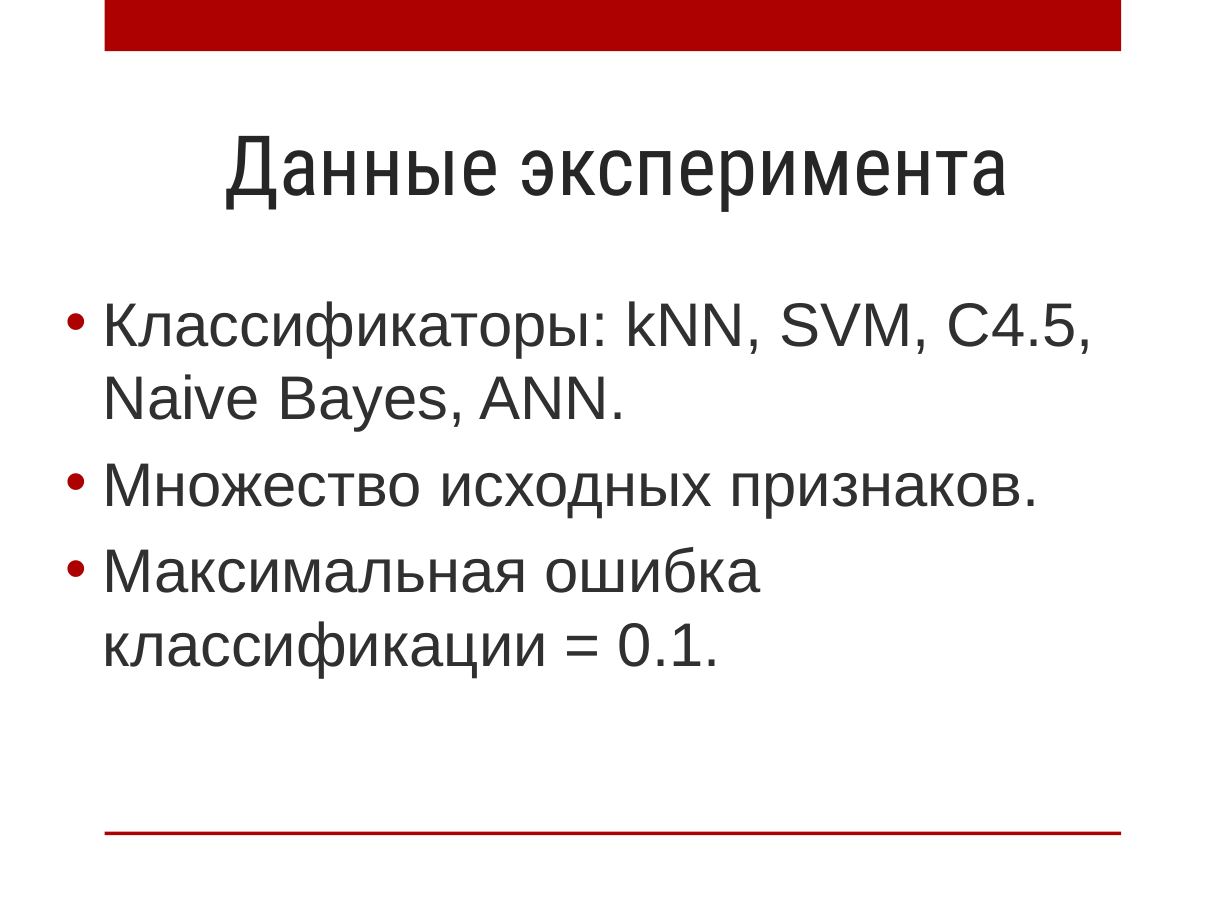
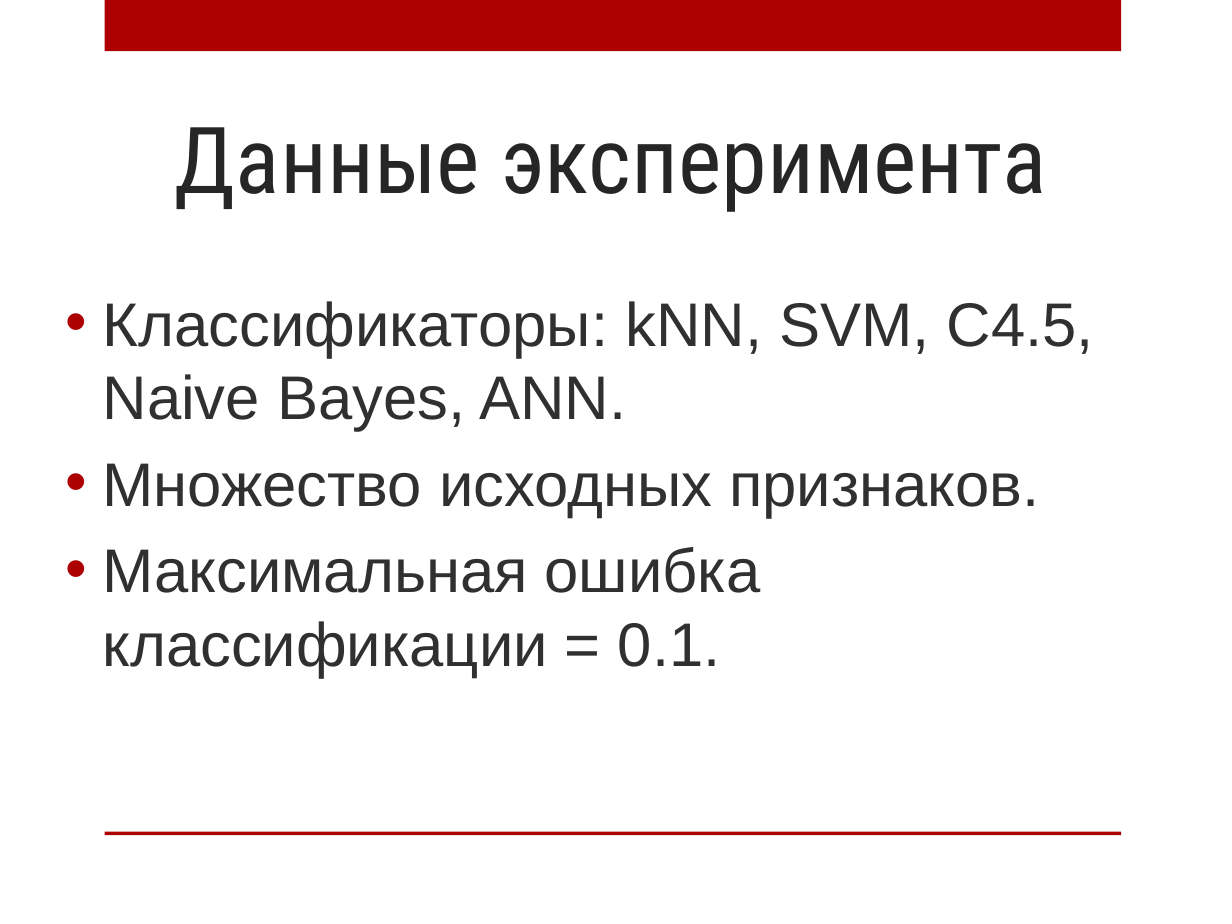
Before and after one commit to AnnaIbakaeva/Genetic, a slide deck: slide 20 of Диплом/Магистратура.Ибакаева.pptx (slide 19 before the commit). Drawn at 1232x924 pixels with LibreOffice and Linux fonts; fonts in the diff are those of the drawing; background and template pictures are left out. Boxes give left, top, right and bottom in pixels: in the first picture for what was removed or moved away, otherwise in the second. Text is boxed around its words. In the diff, an @@ line names an element or a change of style, - is before the commit and + after.

```diff
--- a/Диплом/Магистратура.Ибакаева.pptx
+++ b/Диплом/Магистратура.Ибакаева.pptx
@@ title "Данные эксперимента": place and size @@
-title "Данные эксперимента" at bbox=[224, 136, 1009, 212]
+title "Данные эксперимента" at bbox=[175, 127, 1046, 212]
@@ title "Данные эксперимента" at bbox=[175, 127, 1046, 212]: size 48.6 to 54 pt @@
```
Also in this commit, not shown: 1 other slide changed, 1 slide added, 12 other files.
